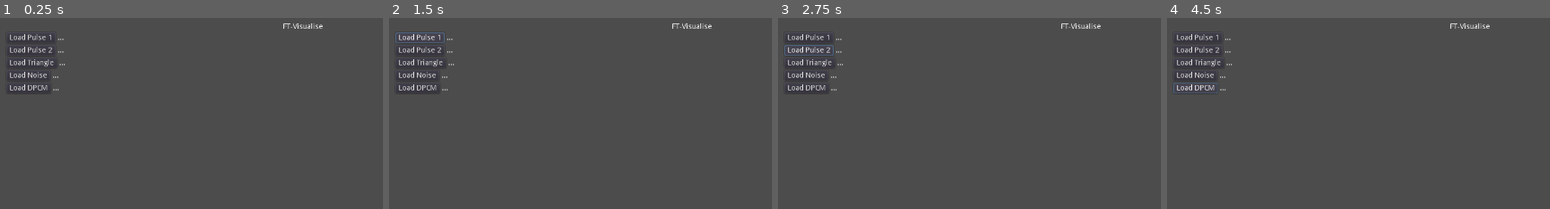
Above: before the commit, frames 1-4 (left to right).
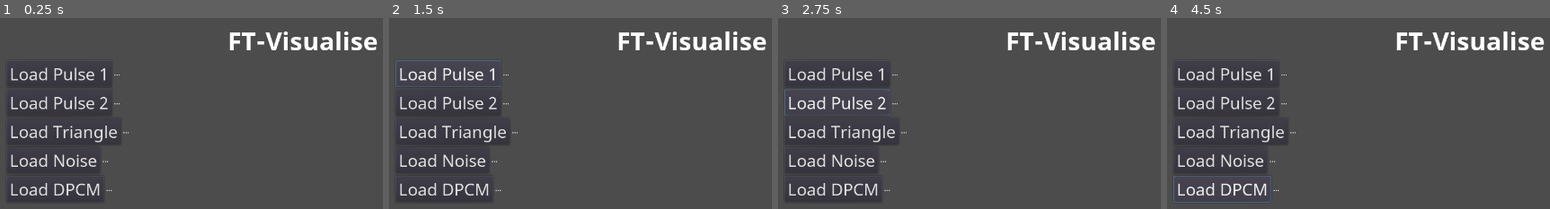
Above: after the commit, the same moments.

Repository: Boyquotes/ft-visualise
Game: Godot game, scene res://ft-visualise/Root.tscn
Same seed, same stepped clock (60 frames per second), same inputs: the game is played once before the commit and once after it.
Inputs:
- Up to frame 1 (0.25 s): no input
- Up to frame 2 (1.5 s): tap Enter at 0.5 s; click "Load Pulse 1" at 1.25 s
- Up to frame 3 (2.75 s): click "Load Pulse 2" at 2 s
- Up to frame 4 (4.5 s): click "Load Triangle" at 2.75 s; click "Load Noise" at 3.5 s; click "Load DPCM" at 4.25 s

The runs differ from the first frame. In frame 1, 5.8% of the frame differs, in the area x 2-99%, y 2-97%; in frame 2, 6.3%, in the area x 1-99%, y 2-97%; in frame 3, 6.2%; in frame 4, 6.2%.

Commit message:
Dynamically setting fonts and size attributes for menu UI elements

Diff:
--- a/ft-visualise/Root.gd
+++ b/ft-visualise/Root.gd
@@ -1,4 +1,7 @@
 extends Node
+
+var font_regular = load('res://ft-visualise/Assets/Fonts/NotoSans-Regular.ttf')
+var font_bold = load('res://ft-visualise/Assets/Fonts/NotoSans-Bold.ttf')
 
 var menu = null
 
@@ -7,6 +10,37 @@
 	menu = create_instance('res://ft-visualise/UI/Menu.tscn')
 	self.add_child(menu)
 
+	self.formatMenuElements(menu)
+
 func create_instance(s):
 	var scene = load(s)
 	return scene.instance()
+
+func formatMenuElements(container : MarginContainer) -> void:
+	var header = container.find_node('TitleContainer')
+	var header_label = header.get_child(0)
+
+	if null != header_label:
+		header_label.set('custom_fonts/font', self.getTitleFont())
+
+	var button_container = container.find_node('LoadListContainer')
+
+	if null != button_container:
+		for row in button_container.get_children():
+			for element in row.get_children():
+				if element is Button:
+					element.set('custom_fonts/font', self.getButtonFont())
+
+func getTitleFont() -> DynamicFont:
+	var dynamic_font = DynamicFont.new()
+	dynamic_font.font_data = font_bold
+	dynamic_font.size = 48
+
+	return dynamic_font
+
+func getButtonFont() -> DynamicFont:
+	var dynamic_font = DynamicFont.new()
+	dynamic_font.font_data = font_regular
+	dynamic_font.size = 32
+
+	return dynamic_font
